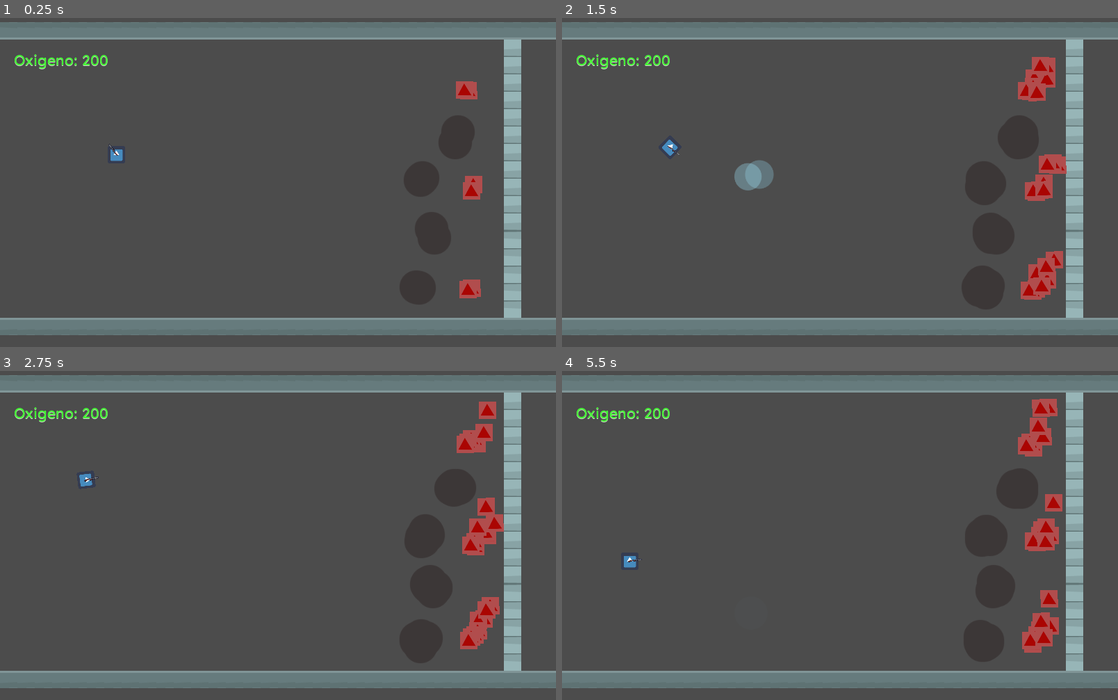
Above: before the commit, frames 1-4 (two rows, left to right).
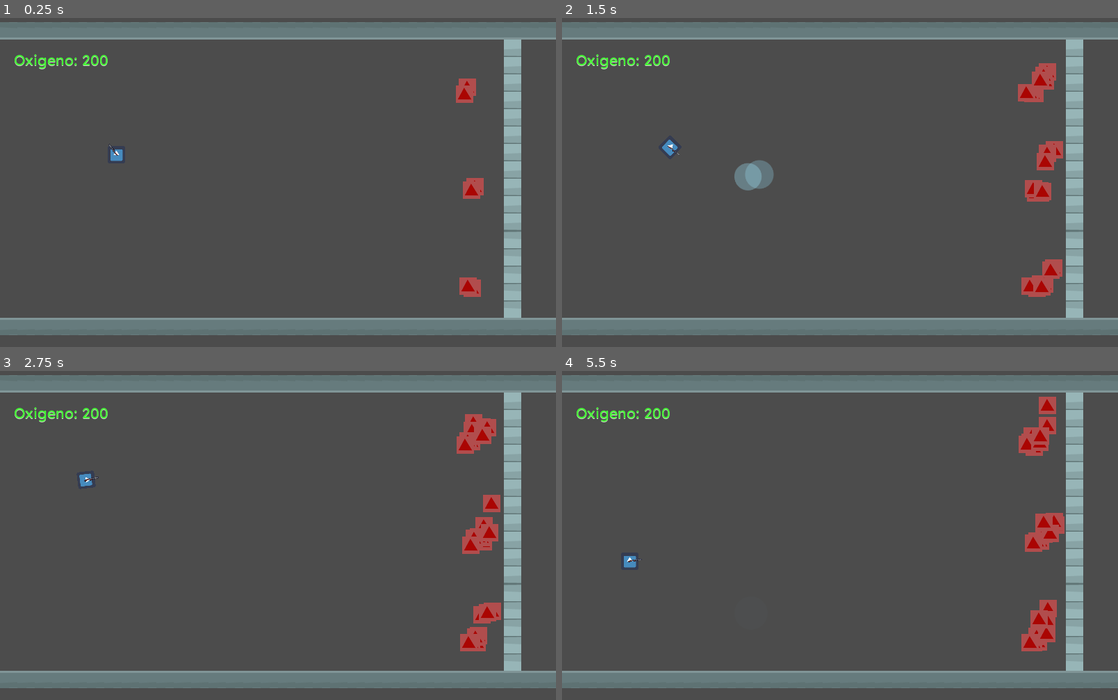
Above: after the commit, the same moments.

Repository: TeamGamePlay/game-firefighter
Game: Godot game, scene res://levels/level_1/World_1.tscn
The game is run twice, just before and just after one commit, with the same random seed, the same clock (stepped at 60 frames per second) and the same inputs. This scene is started directly instead of the project's main scene. The engine's default icon, where the game draws it, is replaced by a stand-in: a white triangle on a blue panel in a dark square.
Inputs (mouse positions are in pixels of both pictures, inside the frame that each line leads up to):
- Up to frame 1 (0.25 s): no input
- Up to frame 2 (1.5 s): tap Enter (ui_accept) at 0.5, 0.77 s; move the mouse to (962, 156) at 0.52 s; hold Right (ui_right) 0.53-1.28 s; move the mouse to (728, 198) at 1.27 s; hold Down (ui_down) from 1.28 s (still down)
- Up to frame 3 (2.75 s): tap Enter (ui_accept) at 1.52 s; move the mouse to (333, 440) at 2.02 s; release Down (ui_down) at 2.03 s; hold Right (ui_right) from 2.03 s (still down)
- Up to frame 4 (5.5 s): move the mouse to (812, 614) at 2.77 s; release Right (ui_right) at 2.78 s; hold Up (ui_up) 2.78-3.53 s; tap Enter (ui_accept) at 3.02, 3.77, 4.52 s; move the mouse to (1006, 594) at 3.52 s; hold Left (ui_left) 3.53-5.03 s; move the mouse to (673, 469) at 4.27 s; move the mouse to (867, 532) at 5.02 s; hold Down (ui_down) from 5.03 s (still down)

The runs differ from the first frame. In frame 1, 0.3% of the frame differs, in the area x 82-87%, y 18-86%; in frame 2, 1.4%; in frame 3, 1.3%; in frame 4, 1.5%, in the area x 82-91%, y 7-86%.

Commit message:
se implementó la idea de disminuir el oxigeno del player una vez ingresado a zonas con humo

Diff:
--- a/Combustible/Combustible-1.tscn
+++ b/Combustible/Combustible-1.tscn
@@ -2,32 +2,33 @@
 
 [ext_resource path="res://assets/circulo.png" type="Texture" id=1]
 
-[sub_resource type="Curve" id=3]
+[sub_resource type="Curve" id=1]
 _data = [ Vector2( 0, 1 ), 0.0, 0.0, 0, 0, Vector2( 1, 1 ), 0.0, 0.0, 0, 0 ]
 
-[sub_resource type="CurveTexture" id=4]
-curve = SubResource( 3 )
+[sub_resource type="CurveTexture" id=2]
+curve = SubResource( 1 )
 
-[sub_resource type="ParticlesMaterial" id=1]
+[sub_resource type="ParticlesMaterial" id=3]
 emission_shape = 1
 emission_sphere_radius = 10.0
 flag_rotate_y = true
 flag_disable_z = true
 gravity = Vector3( 0, 0, 0 )
+angular_velocity = 14.3333
 orbit_velocity = 50.0
 orbit_velocity_random = 1.0
-scale_curve = SubResource( 4 )
+scale_curve = SubResource( 2 )
 color = Color( 0.239216, 0.219608, 0.219608, 1 )
 
-[sub_resource type="CircleShape2D" id=2]
+[sub_resource type="CircleShape2D" id=4]
 radius = 35.1766
 
 [node name="Combustible-1" type="Particles2D"]
-process_material = SubResource( 1 )
+process_material = SubResource( 3 )
 texture = ExtResource( 1 )
 
 [node name="Area2D" type="Area2D" parent="."]
 
 [node name="CollisionShape2D" type="CollisionShape2D" parent="Area2D"]
 position = Vector2( 6.10352e-005, -3.05176e-005 )
-shape = SubResource( 2 )
+shape = SubResource( 4 )
--- /dev/null
+++ b/FireFighters/AreaPlayer.gd
@@ -0,0 +1,5 @@
+extends Area2D
+
+
+func _ready():
+	pass
--- a/FireFighters/Fighter.gd
+++ b/FireFighters/Fighter.gd
@@ -1,6 +1,7 @@
 extends "res://FireFighters/FireFighter.gd"
 
 onready var ray = get_node("RayCast2D")
+onready var area = get_node("AreaPlayer")
 
 func _control(delta):
 
@@ -26,3 +27,11 @@
 
 func _on_GunTimer_timeout():
 	can_shoot = true
+
+
+func _on_EnvTimer_timeout():
+	var areas = area.get_overlapping_areas()
+	for area in areas:
+		if area.get_name() == "Humo":
+			print("Pierdo oxigeno!")
+			global._on_smoke()
--- a/FireFighters/FireFighter.tscn
+++ b/FireFighters/FireFighter.tscn
@@ -1,15 +1,20 @@
-[gd_scene load_steps=7 format=2]
+[gd_scene load_steps=9 format=2]
 
 [ext_resource path="res://FireFighters/Fighter.gd" type="Script" id=1]
 [ext_resource path="res://gun/WaterFighter.tscn" type="PackedScene" id=2]
 [ext_resource path="res://icon.png" type="Texture" id=3]
 [ext_resource path="res://gun/gun1.png" type="Texture" id=4]
 [ext_resource path="res://Water.tscn" type="PackedScene" id=5]
+[ext_resource path="res://FireFighters/AreaPlayer.gd" type="Script" id=6]
 
 [sub_resource type="RectangleShape2D" id=1]
 extents = Vector2( 16.1877, 16.1853 )
 
+[sub_resource type="RectangleShape2D" id=2]
+extents = Vector2( 16.2261, 16.6228 )
+
 [node name="Player" type="KinematicBody2D"]
+position = Vector2( 0, 1.79244 )
 collision_layer = 2
 script = ExtResource( 1 )
 __meta__ = {
@@ -28,6 +33,7 @@
 shape = SubResource( 1 )
 
 [node name="Hose" type="Sprite" parent="."]
+editor/display_folded = true
 scale = Vector2( 1, 0.5 )
 texture = ExtResource( 4 )
 offset = Vector2( 10, 0 )
@@ -45,6 +51,7 @@
 collide_with_areas = true
 
 [node name="Area2D" type="Area2D" parent="."]
+editor/display_folded = true
 collision_layer = 32
 collision_mask = 32
 
@@ -53,4 +60,16 @@
 
 [node name="Particles2D" parent="." instance=ExtResource( 5 )]
 emitting = false
+
+[node name="AreaPlayer" type="Area2D" parent="."]
+script = ExtResource( 6 )
+
+[node name="CollisionShape2D" type="CollisionShape2D" parent="AreaPlayer"]
+shape = SubResource( 2 )
+
+[node name="EnvTimer" type="Timer" parent="."]
+wait_time = 5.0
+autostart = true
 [connection signal="timeout" from="GunTimer" to="." method="_on_GunTimer_timeout"]
+[connection signal="area_entered" from="AreaPlayer" to="AreaPlayer" method="_on_AreaPlayer_area_entered"]
+[connection signal="timeout" from="EnvTimer" to="." method="_on_EnvTimer_timeout"]
--- a/FireFighters/fire-particles/Area2D.gd
+++ b/FireFighters/fire-particles/Area2D.gd
@@ -5,4 +5,5 @@
 	pass
 
 func _on_Area2D_area_entered(area):
-	get_parent().queue_free()
+	if area.get_name() == "Area2D":
+	   get_parent().queue_free()
--- a/FireFighters/fire-particles/Particles2D.tscn
+++ b/FireFighters/fire-particles/Particles2D.tscn
@@ -9,7 +9,6 @@
 flag_disable_z = true
 gravity = Vector3( 0, -200, 0 )
 initial_velocity = 100.0
-angular_velocity = 1.0
 orbit_velocity = 0.0
 orbit_velocity_random = 0.0
 color = Color( 0.698039, 0.305882, 0.305882, 1 )
--- a/levels/level_1/World_1.tscn
+++ b/levels/level_1/World_1.tscn
@@ -1,12 +1,11 @@
-[gd_scene load_steps=8 format=2]
+[gd_scene load_steps=7 format=2]
 
 [ext_resource path="res://levels/level_1/World_1.gd" type="Script" id=1]
 [ext_resource path="res://floor.tres" type="TileSet" id=2]
 [ext_resource path="res://FireFighters/fire-particles/Particles2D.tscn" type="PackedScene" id=3]
-[ext_resource path="res://Combustible/Combustible-1.tscn" type="PackedScene" id=4]
-[ext_resource path="res://levels/level_1/Control.gd" type="Script" id=5]
-[ext_resource path="res://theme/demo_theme.tres" type="Theme" id=6]
-[ext_resource path="res://FireFighters/FireFighter.tscn" type="PackedScene" id=7]
+[ext_resource path="res://levels/level_1/Control.gd" type="Script" id=4]
+[ext_resource path="res://theme/demo_theme.tres" type="Theme" id=5]
+[ext_resource path="res://FireFighters/FireFighter.tscn" type="PackedScene" id=6]
 
 [node name="World_1" type="Node"]
 script = ExtResource( 1 )
@@ -26,36 +25,24 @@
 [node name="Fire-3" parent="." instance=ExtResource( 3 )]
 position = Vector2( 862.601, 405.651 )
 
-[node name="Combustible-1" parent="." instance=ExtResource( 4 )]
-position = Vector2( 794.499, 485.021 )
-
-[node name="Combustible-2" parent="." instance=ExtResource( 4 )]
-position = Vector2( 780.056, 392.473 )
-
-[node name="Combustible-3" parent="." instance=ExtResource( 4 )]
-position = Vector2( 840.674, 307.728 )
-
-[node name="Combustible-4" parent="." instance=ExtResource( 4 )]
-position = Vector2( 776.209, 584.706 )
-
 [node name="UI" type="CanvasLayer" parent="."]
 
 [node name="Control" type="Control" parent="UI"]
 margin_right = 40.0
 margin_bottom = 40.0
-script = ExtResource( 5 )
+script = ExtResource( 4 )
 
 [node name="score" type="Label" parent="UI/Control"]
 margin_left = 24.0
 margin_top = 146.05
 margin_right = 101.0
 margin_bottom = 187.05
-theme = ExtResource( 6 )
+theme = ExtResource( 5 )
 custom_colors/font_color = Color( 0.270588, 0.972549, 0.207843, 1 )
 custom_colors/font_color_shadow = Color( 0.815686, 0.827451, 0.796078, 1 )
 text = "Oxigeno"
 align = 1
 valign = 1
 
-[node name="Player" parent="." instance=ExtResource( 7 )]
+[node name="Player" parent="." instance=ExtResource( 6 )]
 position = Vector2( 213.99, 339.867 )
